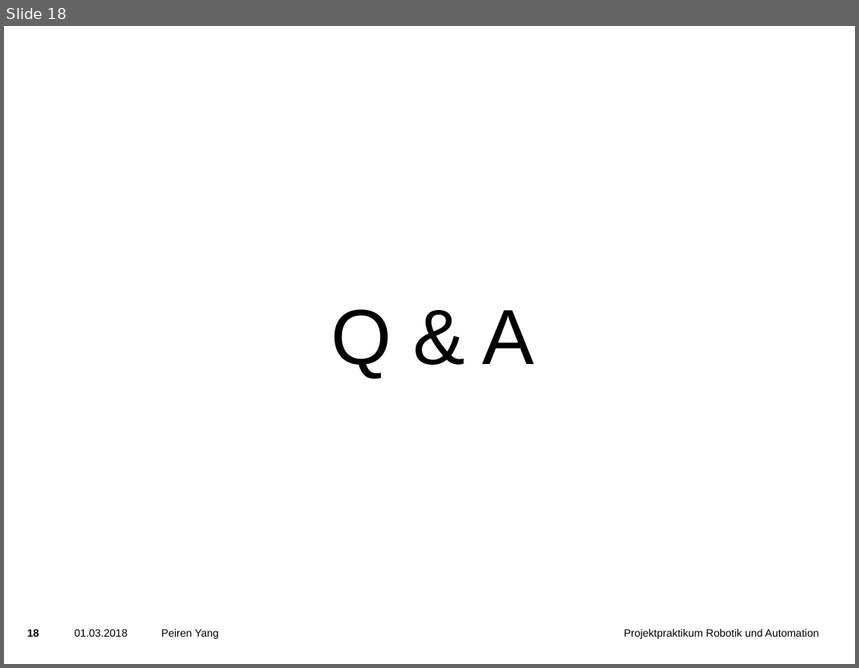
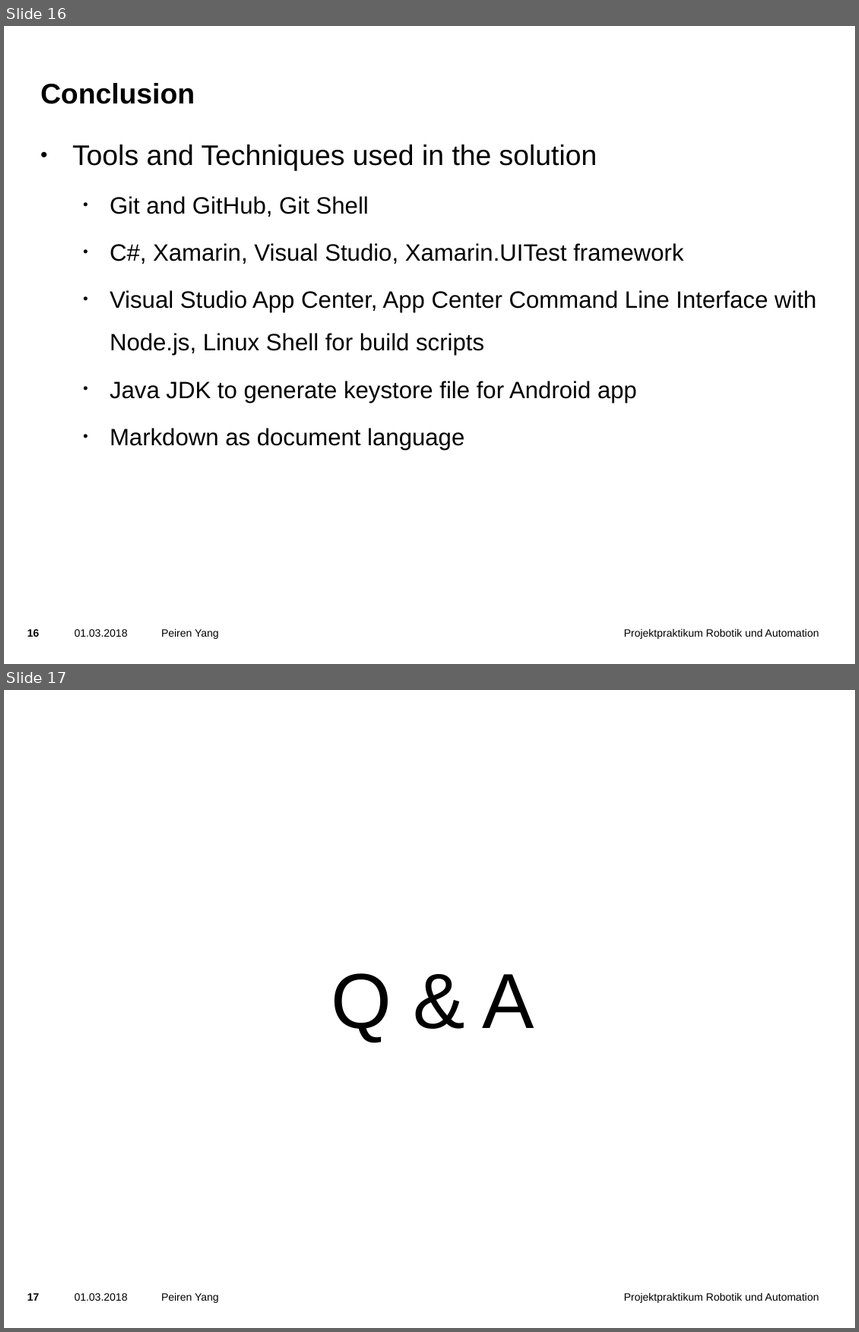
Before and after one commit to yangpeiren/SimpleCalculator, a slide deck: SimpleCalculator/doc/Cross-Platform App Development with Xamarin and Visual Studio App Center.pptx. Shown one above the other, each under a label of ours: slide 18 before the commit, slides 16 and 17 after it. The pictures are 859x668 and 859x1332 pixels, drawn with LibreOffice and Linux fonts; fonts in the diff are those of the drawing; background and template pictures are left out. Boxes give left, top, right and bottom in pixels: in the first picture for what was removed or moved away, otherwise in the second. Text is boxed around its words. In the diff, an @@ line names an element or a change of style, - is before the commit and + after.

Commit message:
update documentation

```diff
--- a/SimpleCalculator/doc/Cross-Platform App Development with Xamarin and Visual Studio App Center.pptx
+++ b/SimpleCalculator/doc/Cross-Platform App Development with Xamarin and Visual Studio App Center.pptx
@@ slide 16 added at (4,26,855,664), background picture (left out); not listed: 3 template elements that a slide beside it also shows @@
@@ title added at (40,83,195,104), 24 pt, text #000000, bold @@
+Conclusion
@@ text added at (72,145,816,450), 20 pt, text #000000 @@
+• Tools and Techniques used in the solution
+  • Git and GitHub, Git Shell
+  • C#, Xamarin, Visual Studio, Xamarin.UITest framework
+  • Visual Studio App Center, App Center Command Line Interface with Node.js, Linux Shell for build scripts
+  • Java JDK to generate keystore file for Android app
+  • Markdown as document language
@@ text added at (161,629,219,639), 9 pt, text #000000 @@
+Peiren Yang
@@ what was slide 18 is now slide 17 @@
@@ page number at (28,1293,40,1301): text changed @@
-18
+17
```
Also in this commit, not shown: 2 slides changed, 13 other slides added, 14 slides removed.
